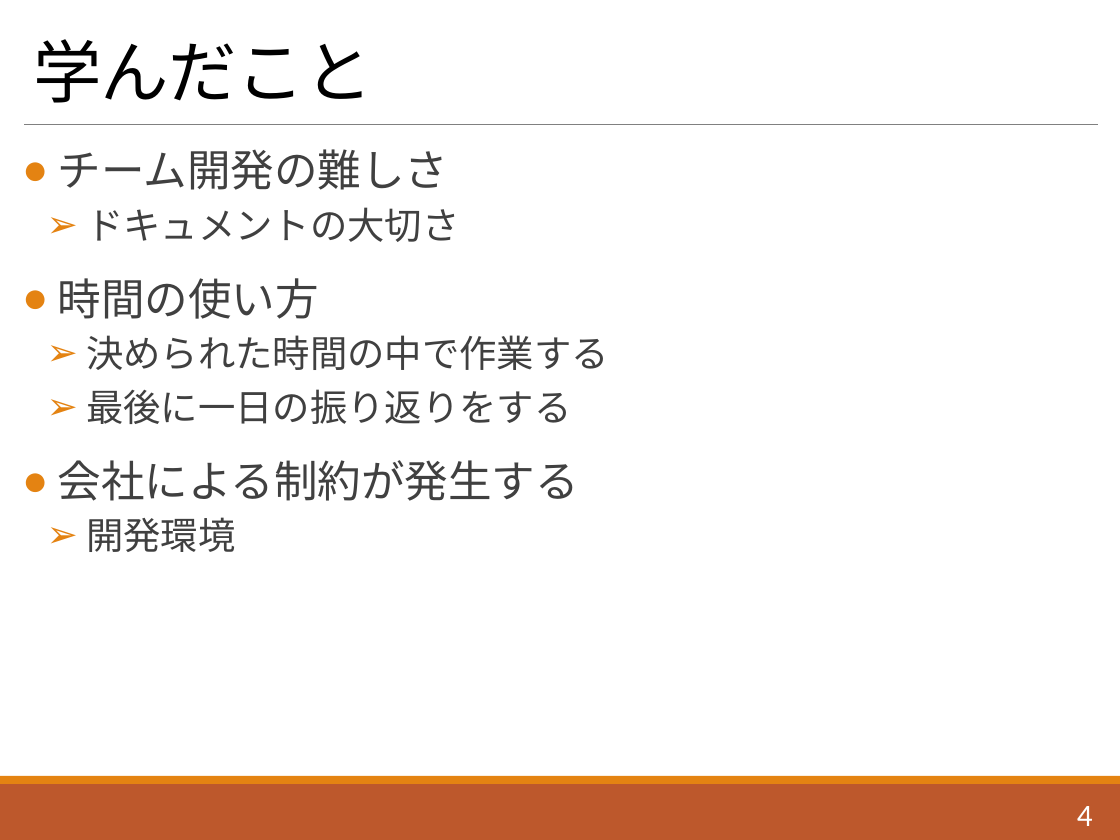
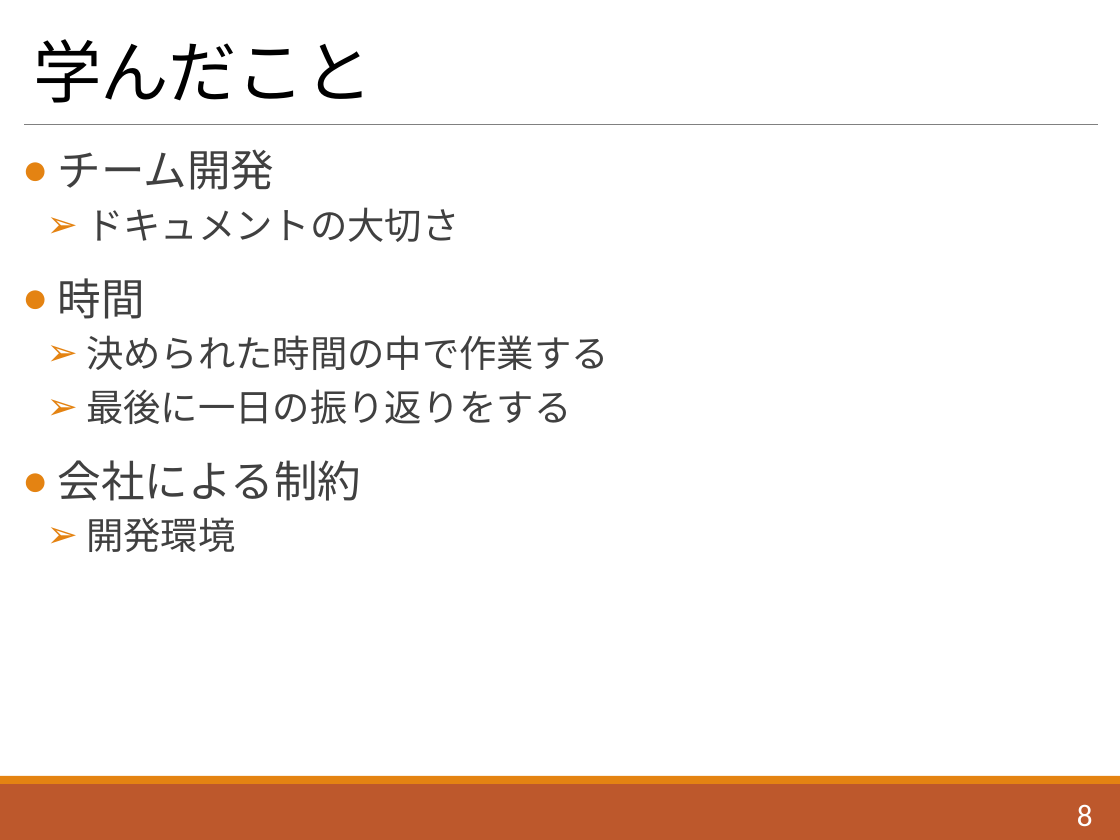
Before and after one commit to Saeki1120/Document, a slide deck: slide 9 of PBL/インターン報告会/インターン報告.pptx (slide 5 before the commit). Drawn at 1120x840 pixels with LibreOffice and Linux fonts; fonts in the diff are those of the drawing. Boxes give left, top, right and bottom in pixels: in the first picture for what was removed or moved away, otherwise in the second. Text is boxed around its words. In the diff, an @@ line names an element or a change of style, - is before the commit and + after.

```diff
--- a/PBL/インターン報告会/インターン報告.pptx
+++ b/PBL/インターン報告会/インターン報告.pptx
@@ text at (x1=58, y1=149, x2=274, y2=190): text changed @@
-● チーム開発の難しさ
+● チーム開発
@@ text at (x1=58, y1=278, x2=145, y2=319): text changed @@
-● 時間の使い方
+● 時間
@@ text at (x1=58, y1=460, x2=361, y2=501): text changed @@
-● 会社による制約が発生する
+● 会社による制約
@@ page number at (x1=1077, y1=804, x2=1093, y2=827): text changed @@
-4
+8
```
Also in this commit, not shown: 3 other slides changed, 4 slides added.
